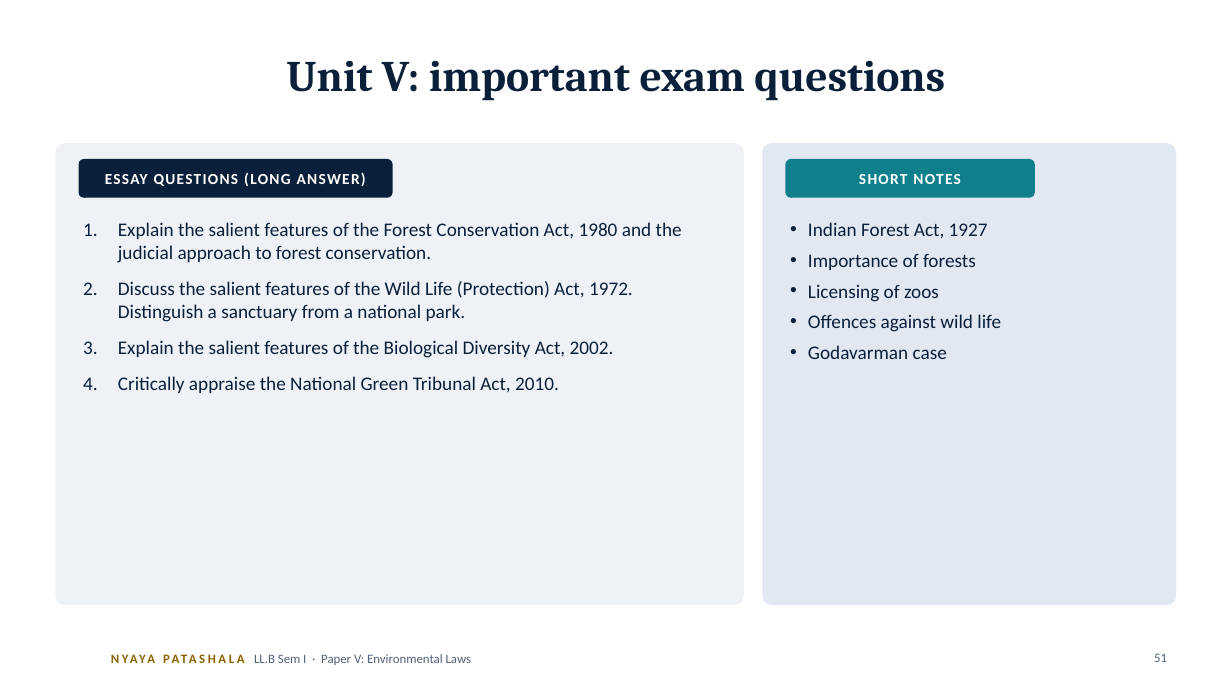
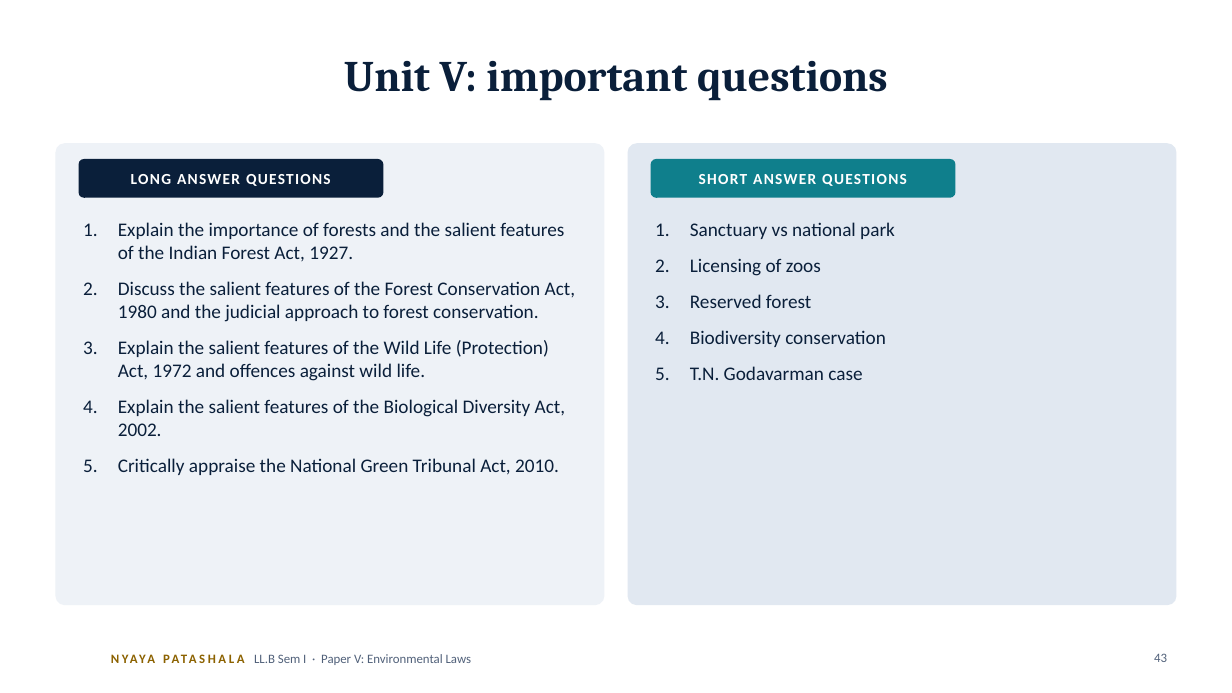
Before and after one commit to missioncivils92/current-affairs-Dasari-Mounika-, a slide deck: slide 43 of law/llb-sem1-environmental-laws/Environmental-Laws-Decoded_CLICK-animations.pptx (slide 51 before the commit). Drawn at 1232x693 pixels with LibreOffice and Linux fonts; fonts in the diff are those of the drawing; background and template pictures are left out. Boxes give left, top, right and bottom in pixels: in the first picture for what was removed or moved away, otherwise in the second. Text is boxed around its words. In the diff, an @@ line names an element or a change of style, - is before the commit and + after.

```diff
--- a/law/llb-sem1-environmental-laws/Environmental-Laws-Decoded_CLICK-animations.pptx
+++ b/law/llb-sem1-environmental-laws/Environmental-Laws-Decoded_CLICK-animations.pptx
@@ title at (344,61,888,101): text changed @@
-Unit V: important exam questions
+Unit V: important questions
@@ rounded rectangle: place and size @@
-rounded rectangle at (55,143,744,605)
+rounded rectangle at (55,143,604,605)
@@ rounded rectangle: place and size @@
-rounded rectangle at (762,143,1177,605)
+rounded rectangle at (628,143,1177,605)
@@ rounded rectangle at (628,143,1177,605): proportions changed @@
@@ rounded rectangle: place and size @@
-rounded rectangle at (79,159,393,198)
+rounded rectangle at (79,159,384,198)
@@ text at (131,174,331,186): text changed @@
-ESSAY QUESTIONS (LONG ANSWER)
+LONG ANSWER QUESTIONS
@@ rounded rectangle: place and size @@
-rounded rectangle at (786,159,1035,198)
+rounded rectangle at (651,159,956,198)
@@ text at (699,174,907,186): text changed @@
-SHORT NOTES
+SHORT ANSWER QUESTIONS
@@ text at (118,222,575,381): text changed @@
-1. Explain the salient features of the Forest Conservation Act, 1980 and the judicial approach to forest conservation.
-2. Discuss the salient features of the Wild Life (Protection) Act, 1972. Distinguish a sanctuary from a national park.
+1. Explain the importance of forests and the salient features of the Indian Forest Act, 1927.
+2. Discuss the salient features of the Forest Conservation Act, 1980 and the judicial approach to forest conservation.
+3. Explain the salient features of the Wild Life (Protection) Act, 1972 and offences against wild life.
@@ text "Sanctuary vs national park": place and size @@
-text "Sanctuary vs national park" at (808,222,1001,332)
+text "Sanctuary vs national park" at (690,222,895,380)
@@ text at (690,222,895,239): text changed @@
-• Indian Forest Act, 1927
-• Importance of forests
+1. Sanctuary vs national park
@@ text at (690,259,821,276): bullet • to 1.; more space between paragraphs @@
@@ text at (690,294,886,380): text changed @@
-• Offences against wild life
-• Godavarman case
+3. Reserved forest
+4. Biodiversity conservation
+5. T.N. Godavarman case
@@ page number at (1154,653,1167,662): text changed @@
-51
+43
```
Also in this commit, not shown: 4 other slides changed, 11 slides removed, 4 other files.
